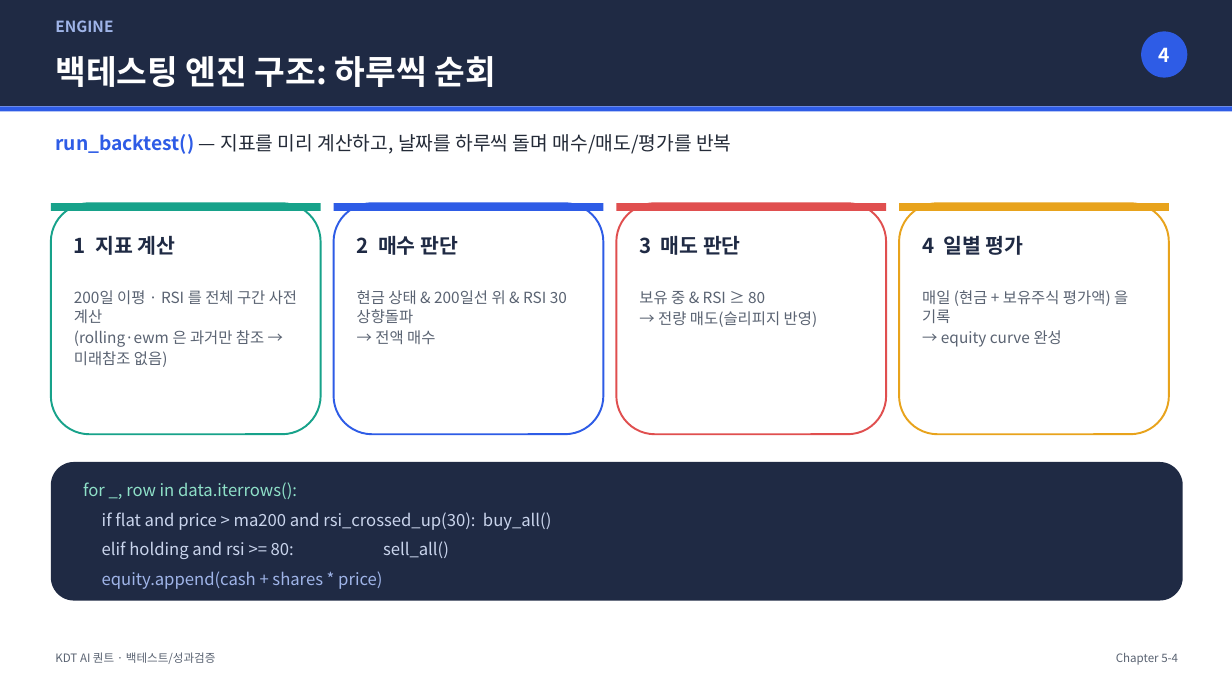
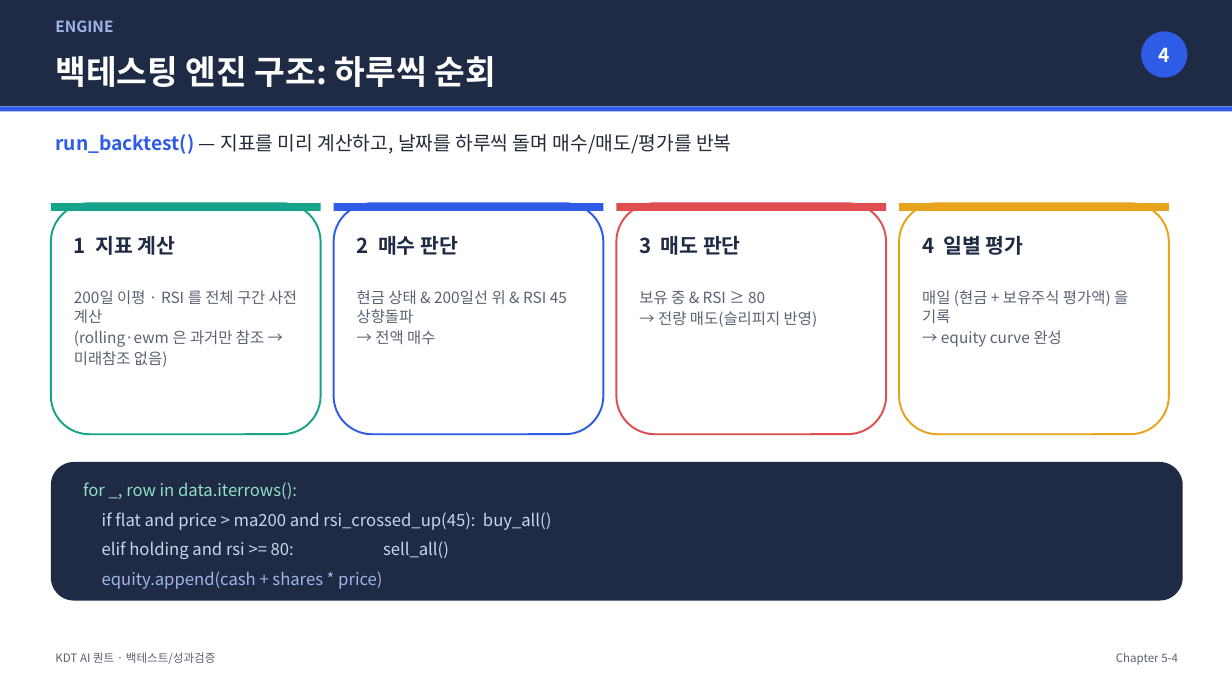
Before and after one commit to pdhman/Quant, a slide deck: slide 4 of COLAB source/백테스팅_워크포워드_강의개요.pptx. Drawn at 1232x693 pixels with LibreOffice and Linux fonts; fonts in the diff are those of the drawing. Boxes give left, top, right and bottom in pixels: in the first picture for what was removed or moved away, otherwise in the second. Text is boxed around its words. In the diff, an @@ line names an element or a change of style, - is before the commit and + after.

```diff
--- a/COLAB source/백테스팅_워크포워드_강의개요.pptx
+++ b/COLAB source/백테스팅_워크포워드_강의개요.pptx
@@ text at (357, 290, 567, 344): text changed @@
-현금 상태 & 200일선 위 & RSI 30 상향돌파
-→ 전액 매수
+현금 상태 & 200일선 위 & RSI 45 상향돌파
+→ 전액 매수
@@ text at (102, 512, 551, 530): text changed @@
-if flat and price > ma200 and rsi_crossed_up(30): buy_all()
+if flat and price > ma200 and rsi_crossed_up(45): buy_all()
```
Also in this commit, not shown: 1 other slide changed, 1 other file.
